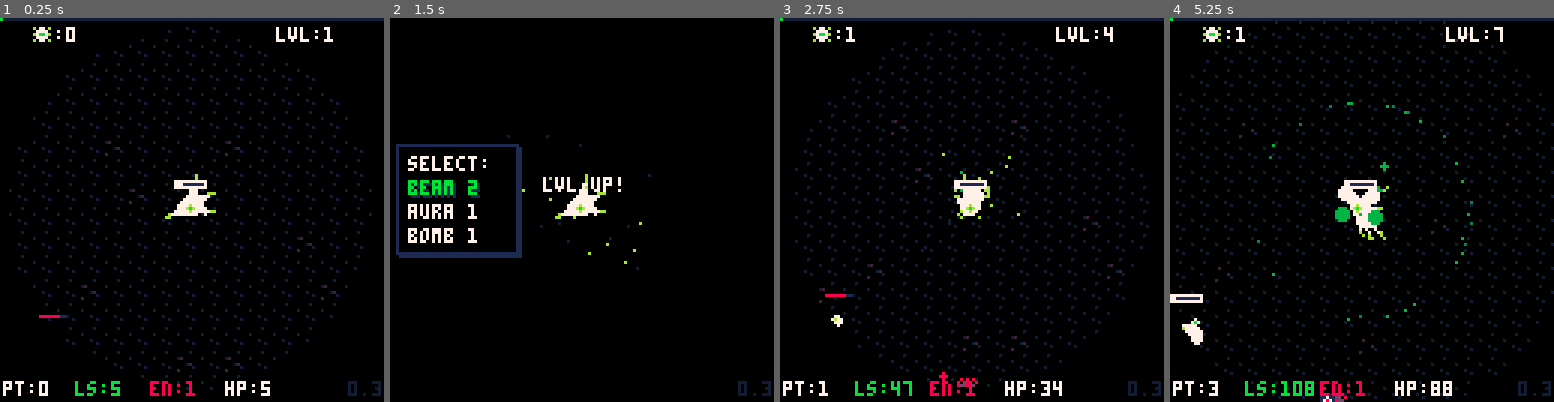
Above: before the commit, frames 1-4 (left to right).
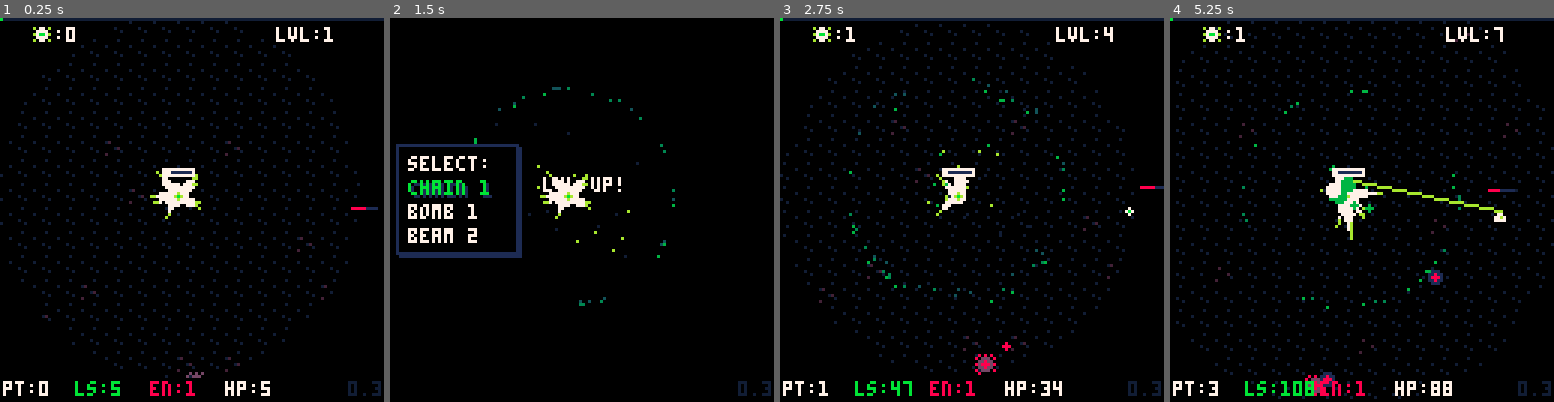
Above: after the commit, the same moments.

Repository: manyweare/heals-p8
Game: PICO-8 cartridge healers.p8
The game is run twice, just before and just after one commit, with the same random seed, the same clock (stepped at 60 frames per second) and the same inputs.
Inputs:
- Up to frame 1 (0.25 s): no input
- Up to frame 2 (1.5 s): tap O (Z key) at 0.33, 0.7, 1.43 s; tap X (X key) at 1.07 s
- Up to frame 3 (2.75 s): hold Left 1.97-2.37 s; tap X (X key) at 2.07, 2.4, 2.73 s; tap O (Z key) at 2.22 s; hold Down from 2.42 s (still down)
- Up to frame 4 (5.25 s): release Down at 2.82 s; hold Right 2.87-3.53 s; tap X (X key) every 0.33 s from 3.07 to 5.07 s; tap O (Z key) at 3.1, 3.98, 4.87 s; hold Up 3.58-4.08 s; hold Right 4.13-4.53 s; hold Down 4.58-5.08 s; hold Left from 5.13 s (still down)

The runs differ from the first frame. In frame 1, 1.8% of the frame differs, in the area x 0-99%, y 0-97%; in frame 2, 1.9%; in frame 3, 2.4%; in frame 4, 3.5%, in the area x 0-100%, y 0-100%.

Commit message:
The midx/midy refactor
Got rid of the midx/midy coords and replaced with the regular x/y.

Adjusted the draw functions to compensate.

Diff:
--- a/bullets.lua
+++ b/bullets.lua
@@ -4,12 +4,11 @@
 bullet = object:new({
     x = 0,
     y = 0,
-    midx = 0,
-    midy = 0,
     ix = 0,
     iy = 0,
-    w = 4,
-    h = 4,
+    tx = 0,
+    ty = 0,
+    r = 4,
     spd = 1.5,
     frame = 1,
     tgl = false,
@@ -33,15 +32,19 @@
     --enemies move as player moves for scrolling map
     --so we calculate the difference between initial pos
     --and current pos to maintain direction of shot
-    local diff_x, diff_y = self.ix - self.midx, self.iy - self.midx
-    self:move_to(self.tgt.midx - diff_x, self.tgt.midy - diff_y)
+    local diff_x, diff_y = self.ix - self.x, self.iy - self.x
+    -- self:move_to(self.tgt.x - diff_x, self.tgt.y - diff_y)
+    local dir = get_dir(self.tx, self.ty, self.ix, self.iy)
+    self.dx, self.dy = cos(dir), sin(dir)
+    self.x -= self.dx * self.spd
+    self.y -= self.dy * self.spd
     sync_pos(self)
-    if tgt != p and col(self, vector(self.tgt.midx, self.tgt.midy), 6) then
+    if tgt != p and col(self, vector(self.tgt.x, self.tgt.y), 6) then
         self.tgt:take_dmg(self.dmg)
         bulletfx(self.x, self.y)
         --sfx
         del(bullets, self)
-    elseif col(self, vector(p.midx, p.midy), 8) and not self.friendly then
+    elseif col(self, vector(p.x, p.y), 8) and not self.friendly then
         p:take_dmg(self.dmg)
         bulletfx(self.x, self.y)
         --sfx
@@ -54,11 +57,13 @@
 end
 
 function bullet:draw()
-    circfill(self.x, self.y, 1, 8)
+    local c = 8
+    if (self.friendly) c = 10
     if (self.frame % 3 == 0) self.tgl = not self.tgl
     if self.tgl then
         circfill(self.x, self.y, 2, 1)
-        circfill(self.x, self.y, 1, 7)
+        -- circfill(self.x, self.y, 1, 7)
     end
-    pset(self.x, self.y, 8)
+    circfill(self.x, self.y, 1, c)
+    pset(self.x, self.y, c)
 end
--- a/enemies.lua
+++ b/enemies.lua
@@ -24,8 +24,8 @@
 })
 quickset(
 	enemy,
-	"name,x,y,w,h,midx,midy,dx,dy,frame,attframe,hitframe,flip",
-	"enemy,0,0,8,8,0,0,0,0,1,1,0,false"
+	"name,x,y,w,h,dx,dy,frame,attframe,hitframe,flip",
+	"enemy,0,0,8,8,0,0,1,1,0,false"
 )
 
 --enemy types
@@ -68,7 +68,7 @@
 			self.hitframe = 0
 		end
 	end
-	spr(self.spr, self.x, self.y, 1, 1, self.flip)
+	spr(self.spr, self.x - 4, self.y - 4, 1, 1, self.flip)
 end
 
 function init_enemies()
@@ -97,12 +97,15 @@
 --separate function to draw on different z-index
 function draw_dead_ens()
 	for e in all(dead_enemies) do
-		spr(e.spr, e.x, e.y, 1, 1, e.flip)
-	end
-end
-
--- function enemy:update()
--- end
+		spr(e.spr, e.x - 4, e.y - 4, 1, 1, e.flip)
+	end
+end
+
+function enemy:update()
+	self.frame += 1
+	self:reset_pos()
+	sync_pos(self)
+end
 
 function enemy:anim_alive()
 	--blink when spawning
@@ -124,7 +127,7 @@
 	end
 	if self.class == "turret" then
 		--always moves away from tgt
-		self:move_to(tgt.midx, tgt.midy)
+		self:move_to(tgt.x, tgt.y)
 		if col(self, tgt, self.search_range) then
 			self.frame = 0
 			self:attack(tgt)
@@ -140,7 +143,7 @@
 			self:attack(tgt)
 		else
 			self.attframe = 0
-			self:move_to(tgt.midx, tgt.midy)
+			self:move_to(tgt.x, tgt.y)
 			self:move_anim()
 		end
 	end
@@ -150,7 +153,6 @@
 
 function enemy:anim_dead()
 	if (self.frame > 300) del(dead_enemies, self)
-	-- self.frame += 1
 end
 
 function enemy:move_anim()
@@ -191,8 +193,8 @@
 	-- sprite for dead unit is the last in sprite sheet
 	self.spr = self.ss[count(self.ss)]
 	sfx(sfxt.en_die)
-	bloodfx(self.midx, self.midy)
-	drop_xp(vector(self.midx, self.midy), self.xp)
+	bloodfx(self.x, self.y)
+	drop_xp(vector(self.x, self.y), self.xp)
 	dead_ens_c += 1
 	live_ens_c = max(0, live_ens_c - 1)
 	add(dead_enemies, self)
--- a/entities.lua
+++ b/entities.lua
@@ -75,7 +75,7 @@
 	if self.state == "ready" then
 		draw_tentacles(self.tentacles)
 	end
-	spr(self.spr, self.x, self.y, 1, 1, self.flip)
+	spr(self.spr, self.x - 4, self.y - 4, 1, 1, self.flip)
 end
 
 function entity:decay()
@@ -150,7 +150,7 @@
 		else
 			sfx(sfxt.healed)
 			healed_es_c += 1
-			drop_xp(vector(self.midx, self.midy), 1)
+			drop_xp(vector(self.x, self.y), 1)
 			self.state = "ready"
 			--index is used for orbiting behavior
 			if self.class == "turret" then
@@ -163,14 +163,14 @@
 	elseif self.state == "ready" then
 		local tgt = p
 		if not is_empty(enemies)
-				and approx_dist(self.midx, self.midy, tgt.midx, tgt.midy) < 64 then
+				and approx_dist(self.x, self.y, tgt.x, tgt.y) < 64 then
 			local c = find_closest(self, enemies, self.search_range)
 			if (not is_empty(c)) tgt = c
 		end
 		if self.class == "turret" then
 			--orbit player
 			self:move_to(self.orbit_pos.x, self.orbit_pos.y)
-			printh("midx:" .. tostr(self.midx) .. " midy:" .. tostr(self.midy), "log.p8l", true)
+			printh("x:" .. tostr(self.x) .. " y:" .. tostr(self.y), "log.p8l", true)
 			printh("dx:" .. tostr(self.dx) .. " dy:" .. tostr(self.dy), "log.p8l", true)
 			if tgt == p then
 				self.attframe = 0
@@ -181,9 +181,9 @@
 			end
 		elseif self.class == "melee" then
 			if tgt == p then
-				if approx_dist(self.midx, self.midy, p.midx, p.midy) > 18 then
+				if approx_dist(self.x, self.y, p.x, p.y) > 18 then
 					self.attframe = 0
-					self:move_to(p.midx, p.midy)
+					self:move_to(p.x, p.y)
 					self:anim_move()
 				end
 			else
@@ -192,7 +192,7 @@
 					self:attack(tgt)
 				else
 					self.attframe = 0
-					self:move_to(tgt.midx, tgt.midy)
+					self:move_to(tgt.x, tgt.y)
 					self:anim_move()
 				end
 			end
--- a/fx.lua
+++ b/fx.lua
@@ -81,8 +81,8 @@
 function lvlup_fx()
 	for i = 0, 1 do
 		add_fx(
-			p.midx,
-			p.midy,
+			p.x,
+			p.y,
 			15 + rnd(15),
 			1 - rnd(2),
 			1 - rnd(2),
--- a/heals.lua
+++ b/heals.lua
@@ -101,10 +101,10 @@
 		local h = beam:new({
 			tgt = c,
 			type = "beam",
-			x = p.midx,
-			y = p.midy,
-			tx = c.midx,
-			ty = c.midy,
+			x = p.x,
+			y = p.y,
+			tx = c.x,
+			ty = c.y,
 			pwr = beam.pwr,
 			lt = 12
 		})
@@ -130,10 +130,10 @@
 			local h = chain:new({
 				tgt = c,
 				type = "chain",
-				x = src.midx,
-				y = src.midy,
-				tx = c.midx,
-				ty = c.midy,
+				x = src.x,
+				y = src.y,
+				tx = c.x,
+				ty = c.y,
 				pwr = beam.pwr,
 				lt = 12
 			})
@@ -157,10 +157,10 @@
 			local h = aoe:new({
 				tgt = e,
 				type = "aoe",
-				x = p.midx,
-				y = p.midy,
-				tx = e.midx,
-				ty = e.midy,
+				x = p.x,
+				y = p.y,
+				tx = e.x,
+				ty = e.y,
 				pwr = aoe.pwr,
 				lt = 12
 			})
@@ -178,10 +178,10 @@
 		local h = proj:new({
 			tgt = r,
 			type = "projectile",
-			x = p.midx,
-			y = p.midy,
-			tx = r.midx,
-			ty = r.midy,
+			x = p.x,
+			y = p.y,
+			tx = r.x,
+			ty = r.y,
 			pwr = proj.pwr,
 			spd = proj.spd,
 			lt = 60
@@ -251,13 +251,13 @@
 end
 
 function d_orb_fx()
-	local eyex = p.midx
+	local eyex = p.x
 	if (p.flipx) eyex -= 1
 	if (orb_lt > 10) then
-		circfill(eyex, p.midy, 3, hclrs[2])
-		circ(eyex, p.midy, 2, hclrs[1])
+		circfill(eyex, p.y, 3, hclrs[2])
+		circ(eyex, p.y, 2, hclrs[1])
 	elseif (orb_lt > 6) then
-		circfill(eyex, p.midy, 1, hclrs[2])
+		circfill(eyex, p.y, 1, hclrs[2])
 	end
 	orb_lt -= 1
 end
@@ -279,7 +279,7 @@
 end
 
 function d_aoe_heal()
-	aoe_fx(p.midx, p.midy, aoe.range, aoe.clrs)
+	aoe_fx(p.x, p.y, aoe.range, aoe.clrs)
 end
 
 function d_proj_heal(h)
--- a/items.lua
+++ b/items.lua
@@ -35,9 +35,9 @@
 
 function ixp:update()
     self.frame += 1
-    if (self.frame == 10) self.tgt = vector(p.midx, p.midy)
+    if (self.frame == 10) self.tgt = vector(p.x, p.y)
     self:update_pos()
-    if col(self.pos, vector(p.midx, p.midy), 6) then
+    if col(self.pos, vector(p.x, p.y), 6) then
         addxp()
         sfx(sfxt.ixp)
         del(items, self)
--- a/manager.lua
+++ b/manager.lua
@@ -65,7 +65,7 @@
 	for i = 1, num do
 		if #enemies < 32 then
 			local e = {}
-			local pos = rand_in_circle(p.midx, p.midy, 64)
+			local pos = rand_in_circle(p.x, p.y, 64)
 			if class == "s" then
 				e = en_small:new(pos)
 			elseif class == "m" then
@@ -89,16 +89,14 @@
 				hp = 1 + flr(rnd(3)),
 				x = pos.x,
 				y = pos.y,
-				midx = pos.x + 4,
-				midy = pos.y + 4,
 				flip = rnd() < .5
 			}
 			if class == "melee" then
 				e = e_melee:new(_e)
-				e.tentacles = create_tentacles(8, e.midx, e.midy, 2, 1, 5, split("7, 7, 7, 9"))
+				e.tentacles = create_tentacles(8, e.x, e.y, 2, 1, 5, split("7, 7, 7, 9"))
 			elseif class == "turret" then
 				e = e_turret:new(_e)
-				e.tentacles = create_tentacles(4, e.midx, e.midy, 2, 1, 4, split("7, 7, 7, 15"))
+				e.tentacles = create_tentacles(4, e.x, e.y, 2, 1, 4, split("7, 7, 7, 15"))
 			end
 			e:level_up()
 			add(spawning_es, e)
--- a/player.lua
+++ b/player.lua
@@ -18,8 +18,6 @@
 )
 
 function init_player()
-	p.midx = p.x + p.w / 2
-	p.midy = p.y + p.h / 2
 	--create_tentacles(n, sx, sy, r1, r2, l, c)
 	p.tentacles = create_tentacles(8, 59, 59, 2.2, 1, 7, split("7, 7, 7, 9"))
 end
@@ -40,9 +38,9 @@
 function draw_player()
 	draw_tentacles(p.tentacles)
 	if not (p.inv_c / 2 % 2 < 1) then
-		spr(1, p.x, p.y, 1, 1, p.flipx, p.flipy)
+		spr(1, p.x - 4, p.y - 4, 1, 1, p.flipx, p.flipy)
 	else
-		spr(p.spr, p.x, p.y, 1, 1, p.flipx, p.flipy)
+		spr(p.spr, p.x - 4, p.y - 4, 1, 1, p.flipx, p.flipy)
 	end
 end
 
@@ -116,5 +114,5 @@
 function draw_range()
 	--inverted draw, visibility range
 	poke(0x5f34, 0x2)
-	circfill(p.midx, p.midy, hrange + 24, 0 | 0x1800)
+	circfill(p.x, p.y, hrange + 24, 0 | 0x1800)
 end
--- a/tools.lua
+++ b/tools.lua
@@ -1,16 +1,16 @@
 --tools
 
-function print_align(t, x, y, c, u, v)
-	local ox, oy = print(t, 0, 128)
-	print(t, x - ox * u, y - (oy - 128) * (v or 0), c)
-end
-
-function indexof(o, t)
-	for i, v in ipairs(t) do
-		if (v == o) return i
-	end
-	return nil
-end
+-- function print_align(t, x, y, c, u, v)
+-- 	local ox, oy = print(t, 0, 128)
+-- 	print(t, x - ox * u, y - (oy - 128) * (v or 0), c)
+-- end
+
+-- function indexof(o, t)
+-- 	for i, v in ipairs(t) do
+-- 		if (v == o) return i
+-- 	end
+-- 	return nil
+-- end
 
 -- vector library by @thacuber2a03
 function vector(x, y) return { x = x or 0, y = y or 0 } end
@@ -38,21 +38,21 @@
 	return v
 end
 
---OOP implementation by kevinthompson
---https://github.com/kevinthompson/object-oriented-pico-8?tab=readme-ov-file
--- class = setmetatable(
--- 	{
--- 		new = function(_ENV, tbl)
--- 			return setmetatable(
--- 				tbl or {}, {
--- 					__index = _ENV
--- 				}
--- 			)
--- 		end
--- 	}, { __index = _ENV }
--- )
-
--- object constructor
+-- update position relative to player
+-- needed for scrolling map with player in center
+function sync_pos(a)
+	a.x += psx
+	a.y += psy
+end
+
+function find_orbit_pos(o, i, r)
+	r = r or 18
+	local d = i / #turrets
+	local x, y = o.x + r * cos(d), o.y + r * sin(d)
+	return vector(x, y)
+end
+
+-- object constructor --
 object = {}
 function object:new(o)
 	o = o or {}
@@ -73,40 +73,15 @@
 function object:update()
 	if (self.tentacles) update_tentacles(self)
 	self.frame += 1
-	self.midx = self.x + 4
-	self.midy = self.y + 4
 	self:reset_pos()
 	sync_pos(self)
 end
 
-function object:take_dmg(dmg)
-	self.hitframe = 1
-	self.hp -= dmg
-	if (self.hp <= 0) self:die()
-end
-
 function object:move_to(x, y)
-	local dir = get_dir(x, y, self.midx, self.midy)
+	local dir = get_dir(x, y, self.x, self.y)
 	self.dx, self.dy = cos(dir), sin(dir)
 	self.x -= self.dx * self.spd
 	self.y -= self.dy * self.spd
-end
-
--- function object:orbit(o, i, r)
--- 	r = r or 18
--- 	-- rnd() * 2 * pi
--- 	local d = (i / #turrets) * 2 * pi
--- 	local x = o.midx + r * cos(d)
--- 	local y = o.midy + r * sin(d)
--- 	self:move_to(x, y)
--- end
-
-function find_orbit_pos(o, i, r)
-	r = r or 18
-	local d = i / #turrets
-	local x = o.midx + r * cos(d)
-	local y = o.midy + r * sin(d)
-	return vector(x, y)
 end
 
 function object:move_apart(t, r)
@@ -115,8 +90,8 @@
 	for i = 1, #t do
 		if t[i] != self then
 			if col(self, t[i], 8) then
-				dist = approx_dist(self.midx, self.midy, t[i].midx, t[i].midy)
-				dir = get_dir(self.midx, self.midy, t[i].midx, t[i].midy)
+				dist = approx_dist(self.x, self.y, t[i].x, t[i].y)
+				dir = get_dir(self.x, self.y, t[i].x, t[i].y)
 				dif = r - dist
 				t[i].x += cos(dir) * dif
 				t[i].y += sin(dir) * dif
@@ -132,21 +107,30 @@
 --reset pos when out of map bounds
 function object:reset_pos()
 	if self.x > 170 or self.y > 170 then
-		local pos = rand_in_circle(p.midx, p.midy, 64)
+		local pos = rand_in_circle(p.x, p.y, 64)
 		self.x, self.y = pos.x, pos.y
 	end
+end
+
+function object:take_dmg(dmg)
+	self.hitframe = 1
+	self.hp -= dmg
+	if (self.hp <= 0) self:die()
 end
 
 function object:shoot(tgt, is_friendly)
 	is_friendly = is_friendly or false
 	local b = bullet:new({
-		x = self.midx,
-		y = self.midy,
+		x = self.x,
+		y = self.y,
+		ix = self.x,
+		iy = self.y,
+		tx = tgt.x,
+		ty = tgt.y,
 		dmg = self.dmg,
 		tgt = tgt,
 		friendly = is_friendly
 	})
-	b.ix, b.iy = b.x, b.y
 	add(bullets, b)
 end
 
@@ -203,13 +187,6 @@
 	end
 	local s = v_sub(d, self.vel)
 	self:apply_force(s)
-end
-
--- update position relative to player
--- needed for scrolling map with player in center
-function sync_pos(a)
-	a.x += psx
-	a.y += psy
 end
 
 -- from Beckon the Hellspawn
@@ -491,12 +468,12 @@
 	for t in all(o.tentacles) do
 		t.tx += psx
 		t.ty += psy
-		d_center = approx_dist(o.midx, o.midy, t.ex, t.ey)
+		d_center = approx_dist(o.x, o.y, t.ex, t.ey)
 		d_move = approx_dist(t.ex, t.ey, t.tx, t.ty)
 		if d_center >= t.max_length and d_move < 0.01 then
 			--(o.dx * t.length / 2) = moves the target pos (tx,ty)
 			--to direction obj is headed (dx,dy)
-			local r = rand_in_circle(o.midx, o.midy, t.length)
+			local r = rand_in_circle(o.x, o.y, t.length)
 			t.tx = r.x - o.dx * (t.length / 2)
 			t.ty = r.y - o.dy * (t.length / 2)
 			--restart timer for lerp anim
@@ -506,6 +483,6 @@
 		timer = mid(0, ((time() - t.start_time) % 1) * 2.25, 1)
 		t.ex = lerp(t.ex, t.tx, easeoutquart(timer)) + psx
 		t.ey = lerp(t.ey, t.ty, easeoutquart(timer)) + psy
-		t.sx, t.sy = o.midx, o.midy
-	end
-end
+		t.sx, t.sy = o.x, o.y
+	end
+end
--- a/ui.lua
+++ b/ui.lua
@@ -76,7 +76,7 @@
 	end
 	for e in all(entities) do
 		d_hp_bar(e)
-		d_offscreen_marker(e.midx, e.midy, 8)
+		d_offscreen_marker(e.x, e.y, 8)
 	end
 	print("pt:" .. tostr(round(playtime / 30)), uix + 1, uiy + 121, 7)
 	print("ls:" .. tostr(round(level_up_stat(10, p.lvl, xpmax))), uix + 25, uiy + 121, 11)
@@ -143,15 +143,15 @@
 function d_hp_bar(a)
 	if (a == p and a.hp >= a.hpmax) return
 	local hp = min((a.hp / a.hpmax) * a.w, a.w)
-	line(a.x, a.y - 4, a.x + a.w, a.y - 4, 1)
+	line(a.x - 4, a.y - 8, a.x + a.w - 4, a.y - 8, 1)
 	local c = 8
 	--TODO: green when healed
 	--flash bar if hp < 10%
 	if (a.hp == 1 or a.hp <= round(a.hpmax / 10)) and uif % 7 < 3.5 then
 		c = 7
-		rect(a.x - 1, a.y - 5, a.x + a.w + 1, a.y - 3, 7)
+		rect(a.x - 5, a.y - 9, a.x + a.w - 3, a.y - 7, 7)
 	end
-	line(a.x, a.y - 4, a.x + hp, a.y - 4, c)
+	line(a.x - 4, a.y - 8, a.x + hp - 4, a.y - 8, c)
 	-- print(a.hpmax, a.x, a.y - 15, 7)
 end
 
Not shown, changed: log.p8l
